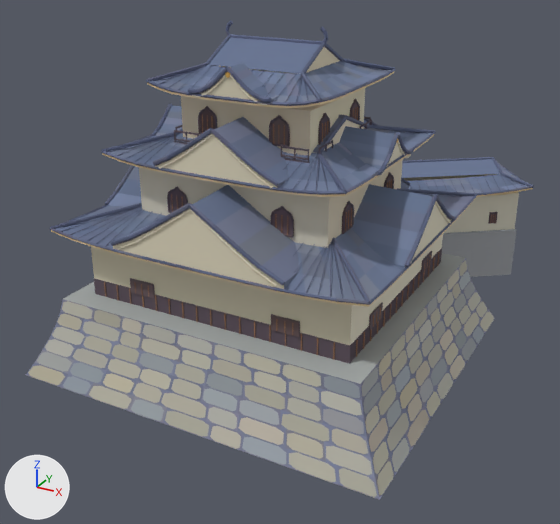
An edit to the glTF model data/models/impressionist/ART_HikoneKeep.glb, drawn before and after from the same camera.
One viewpoint serves both versions: a 50 mm camera at (23.1, -41.5, 27.1) aimed at (-1.6, 3.5, 4.6). Every picture has the same lights, and +X, +Y and +Z are marked at lower left. The older version comes first. Vertices at exactly the same position are counted once.

In view in the first picture: 'ART_HikoneKeep'.
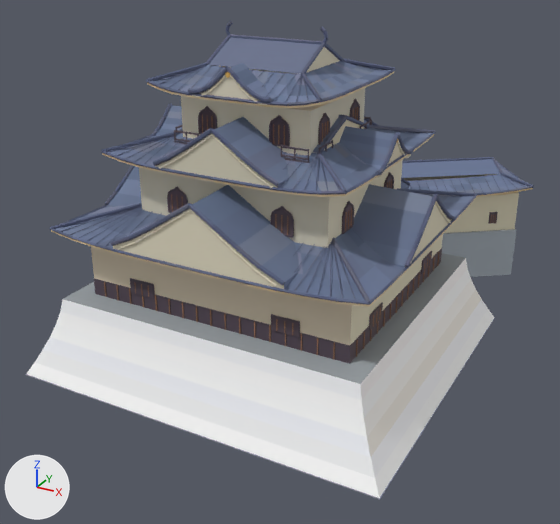
Changed parts and their boxes (x1, y1, x2, y2) in the pictures (560 x 524 px):
part 1 of me_art_hikonekeep, deleted: before (28, 261, 494, 497)
part 2 of me_art_hikonekeep, reshaped: before (27, 258, 495, 498)
part 3 of me_art_hikonekeep, edited (looks the same): (25, 20, 534, 500) in both

Edits to the bpy script that builds the scene:
```text
Change me_art_hikonekeep:
    used by ob_art_hikonekeep; location = (0.0, 0.0, 0.0)
    remove me_art_hikonekeep.from_pydata(...)  # 14928 vertices, 22726 faces; spans x -12.4..12.4, y -11.4..26.3, z 0.0..21.6
    add me_art_hikonekeep.from_pydata(...)  # 12816 vertices, 21046 faces; spans x -12.4..12.4, y -11.4..26.3, z 0.0..21.6
    me_art_hikonekeep part 1: 216 loose pieces with 1728 vertices, spanning x -12.4..12.4, y -11.4..11.4, z 0.0..5.2, are deleted
    me_art_hikonekeep part 2: 7 vertices moved within x -4.7..2.6, y 7.7..13.2, z 4.7..5.4; 384 vertices removed from x -12.4..12.4, y -11.4..11.4, z 0.0..5.2
    me_art_hikonekeep part 3: 13219 kept faces spanning x -12.4..12.4, y -11.4..26.3, z 0.0..21.6 get new vertex colours
    other edits to the shape of me_art_hikonekeep do not show in these pictures
```
